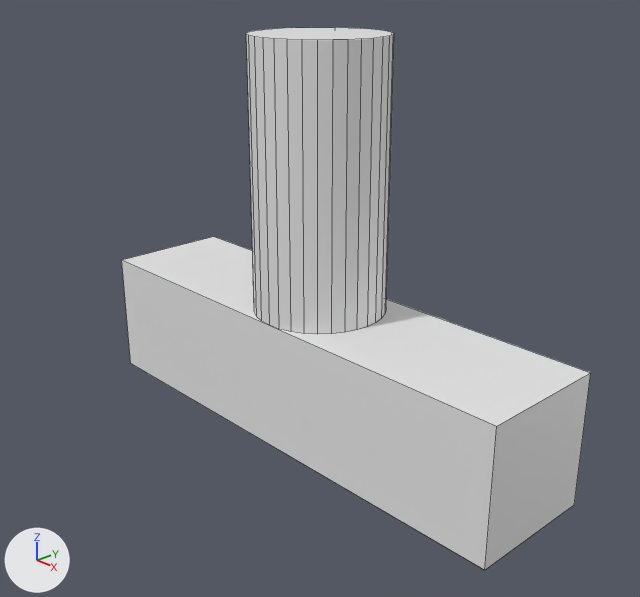
Before and after pictures for a commit that changed the Blender file untitled.blend.
Both versions are drawn from a 50 mm camera at (4.55, -4.28, 3.02) aimed at (0.11, -0.1, 0.63). Every picture has the same lights, and +X, +Y and +Z are marked at lower left. Mesh edges are drawn as thin lines.
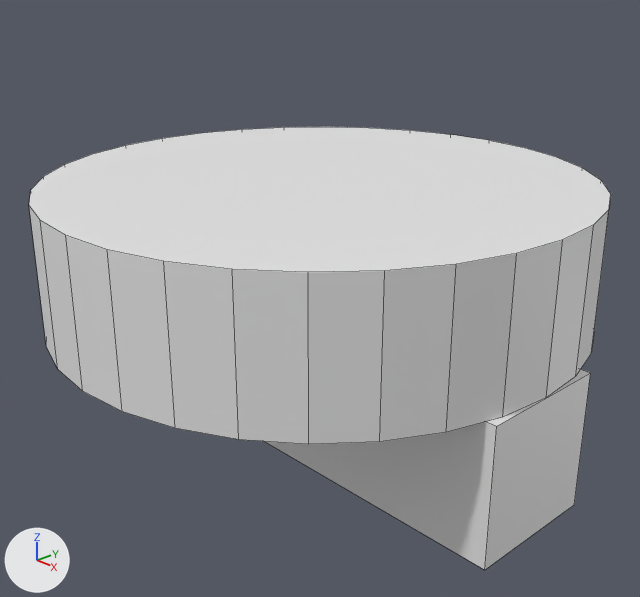
What differs and where, as boxes [x1, y1, x2, y2] in the pictures (640 x 597 px):
'Cylinder', mesh rescaled, moved (291% wider)
    before: [246, 27, 394, 334]
    after: [29, 127, 611, 444]
'Cube', unchanged, covered by the edit
    before: [122, 237, 590, 570]
    after: [264, 369, 590, 570]

What changed in the scene script:
```text
Change me_cylinder_001:
    where me_cylinder_001.from_pydata(...)  # 64 vertices, 34 faces; spans x -0.5..0.5, y -0.5..0.5, z -1.0..1.0
    used by ob_cylinder; location = (0.0, 0.0, 1.5)
    me_cylinder_001 part 1: the whole mesh is scaled about its middle by (4, 4, 0.5)
Change ob_cylinder:
    ob_cylinder.location: (0.0, 0.0, 1.5) -> (0.0, 0.0, 1.0)
```
